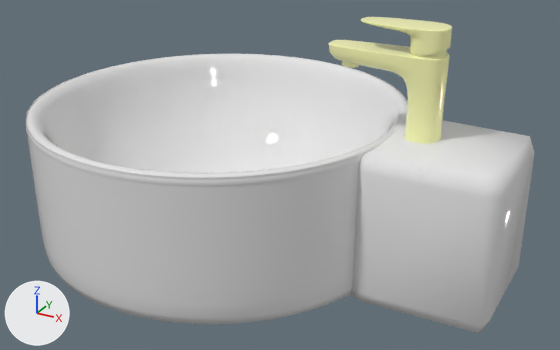
Renders of the glTF model sink-highpoly.gltf from each side of a commit.
Camera for both pictures: a 50 mm lens placed at (2.291, -3.476, 1.431), pointed at (0.404, -0.046, -0.284). The axes (+X, +Y, +Z) are drawn at lower left. The lights are the same throughout. Where no turn or scale is listed for an object, it has been applied to the vertices.

Before the edit, the objects in view are built like this:
```python
mat_chrome = principled_material('Chrome')
mat_chrome.base_color = (0.99, 1.0, 0.485)  # beige #feffb9
mat_chrome.roughness = 0.0
me_cube_003 = bpy.data.meshes.new('Cube.003')
me_cube_003.from_pydata(...)  # 39 vertices, 74 faces; spans x -0.362..0.362, y -0.362..0.362, z -0.417..0.417
me_cube_003.materials.append(mat_shiny_white)  # white #e7e7e7
me_mesh = bpy.data.meshes.new('Mesh')
me_mesh.from_pydata(...)  # 6887 vertices, 13690 faces; spans x -0.515..0.093, y -0.095..0.095, z 0.0..0.617
me_mesh.materials.append(mat_chrome)  # beige #feffb9
me_mesh_001 = bpy.data.meshes.new('Mesh.001')
me_mesh_001.from_pydata(...)  # 1729 vertices, 3328 faces; spans x -1.05..1.05, y -1.05..1.05, z -0.41..0.41
me_mesh_001.materials.append(mat_shiny_white)  # white #e7e7e7
ob_cube = bpy.data.objects.new('Cube', me_cube_003)
ob_cube.location = (1.309, 0.0, -0.348)
ob_cylinder = bpy.data.objects.new('Cylinder', me_mesh_001)
ob_cylinder.location = (0.0, 0.0, -0.348)
ob_sink = bpy.data.objects.new('sink', me_mesh)
ob_sink.location = (1.18, 0.005, 0.0)
# also in view: 'Sphere' at (0.0, 0.0, -0.343)
```
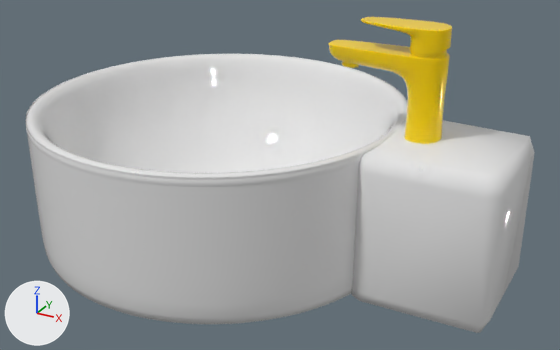
What the commit changed:
Material 'Chrome' (mat_chrome) changes colour from beige #feffb9 to yellow #ffd700; in linear values from (0.99, 1.0, 0.485) to (1.0, 0.68, 0.0).

What differs and where, as boxes [x1, y1, x2, y2] in the pictures (560 x 350 px):
'sink', recoloured (beige to yellow): [329, 17, 452, 144] in both
